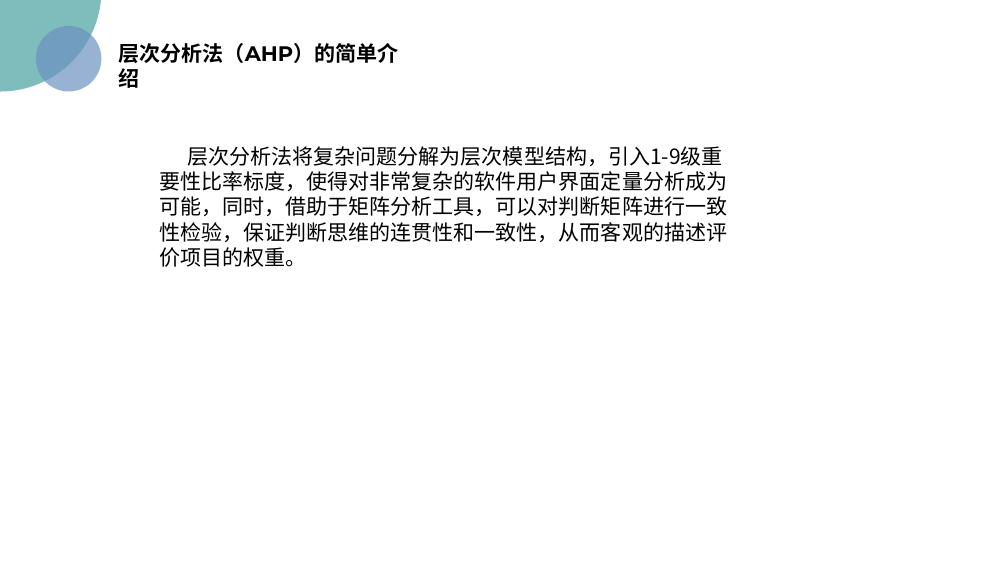
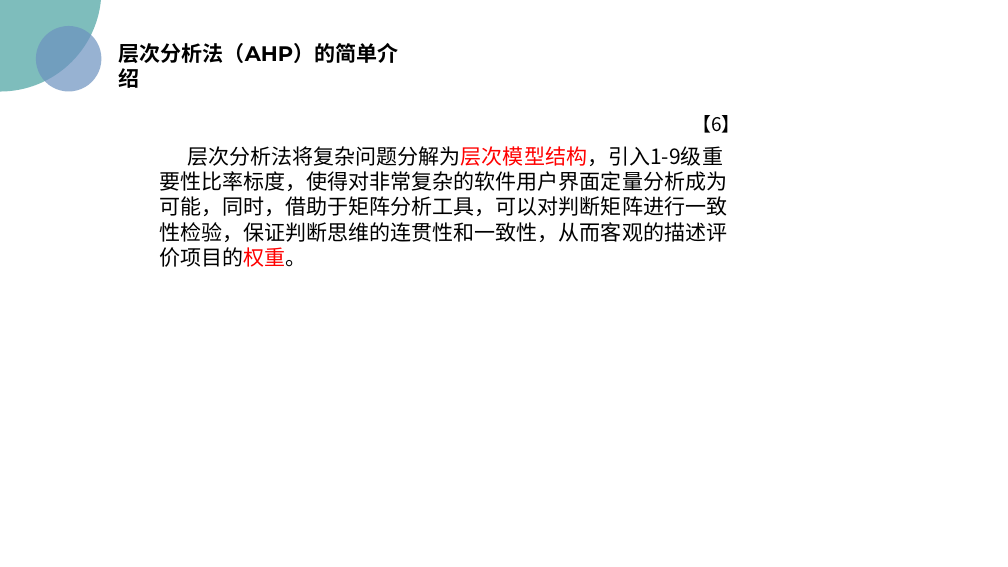
Before and after one commit to PRD2018/PRD2018-G15, a slide deck: slide 42 of 受控文档/02-其他任务/[PRD-15]UML基础二.pptx. Drawn at 1008x567 pixels with LibreOffice and Linux fonts; fonts in the diff are those of the drawing; background and template pictures are left out. Boxes give left, top, right and bottom in pixels: in the first picture for what was removed or moved away, otherwise in the second. Text is boxed around its words. In the diff, an @@ line names an element or a change of style, - is before the commit and + after.

Commit message:
2018-11-11
[PRD-15]UML基础二ppt  跟新
更新 需求工程项目计划文档，版本：0.2.4->0.2.6
更新 需求工程项目计划甘特图，版本：0.2.5->0.2.6
跟新需求工程项目计划ppt

```diff
--- a/受控文档/02-其他任务/[PRD-15]UML基础二.pptx
+++ b/受控文档/02-其他任务/[PRD-15]UML基础二.pptx
@@ text added at box(692, 115, 740, 133), 18 pt, text #000000 @@
+【6】
@@ text "层次分析法将复杂问题分解为层次模型结构，引入1-9级重要性比率标度，使得对非常复杂的软件用户界面定量分析成为可能，同时， ..." at box(159, 146, 727, 267): text colour #000000 to #FF0000 in "层次分析法将复杂问题分解为层次模型结构，引入1-9级重要性比率标度，使得对非常复杂的软件用户界面定量分析成为可能，同时， ..." @@
```
Also in this commit, not shown: 17 other slides changed, 3 other files.
